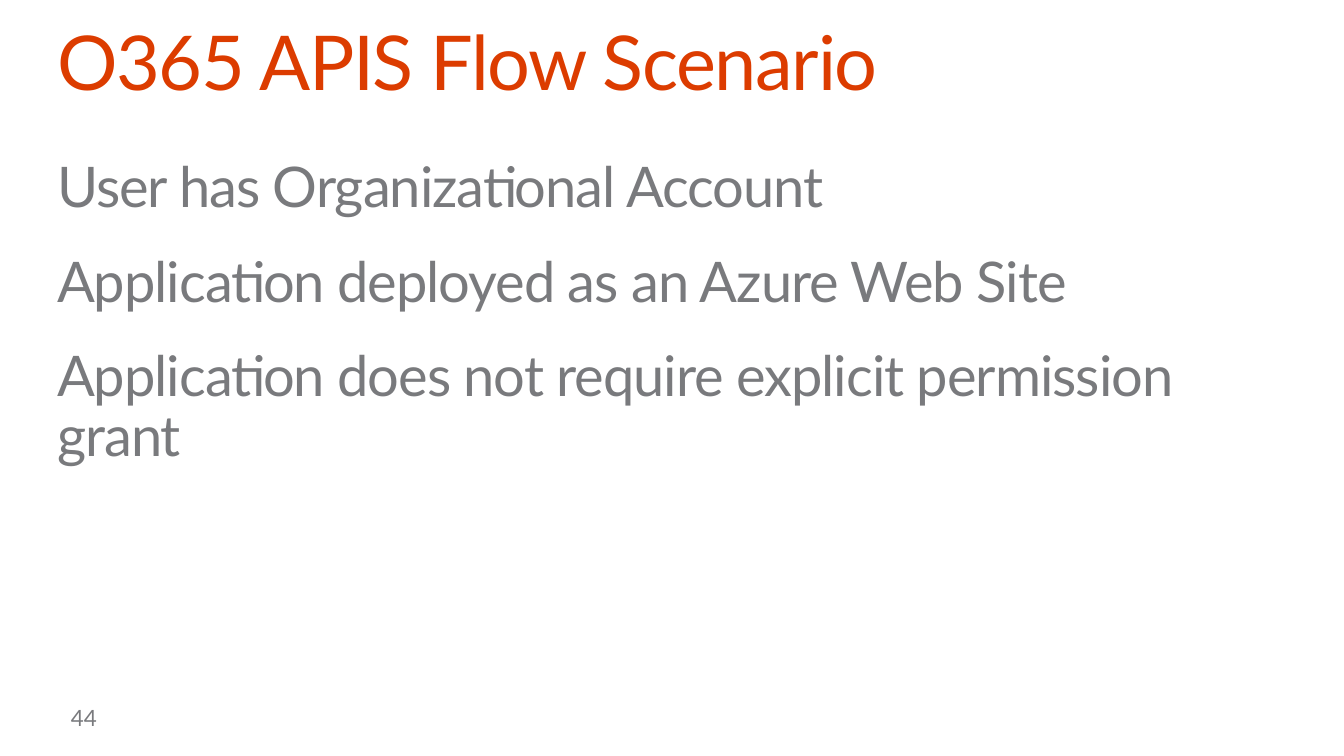
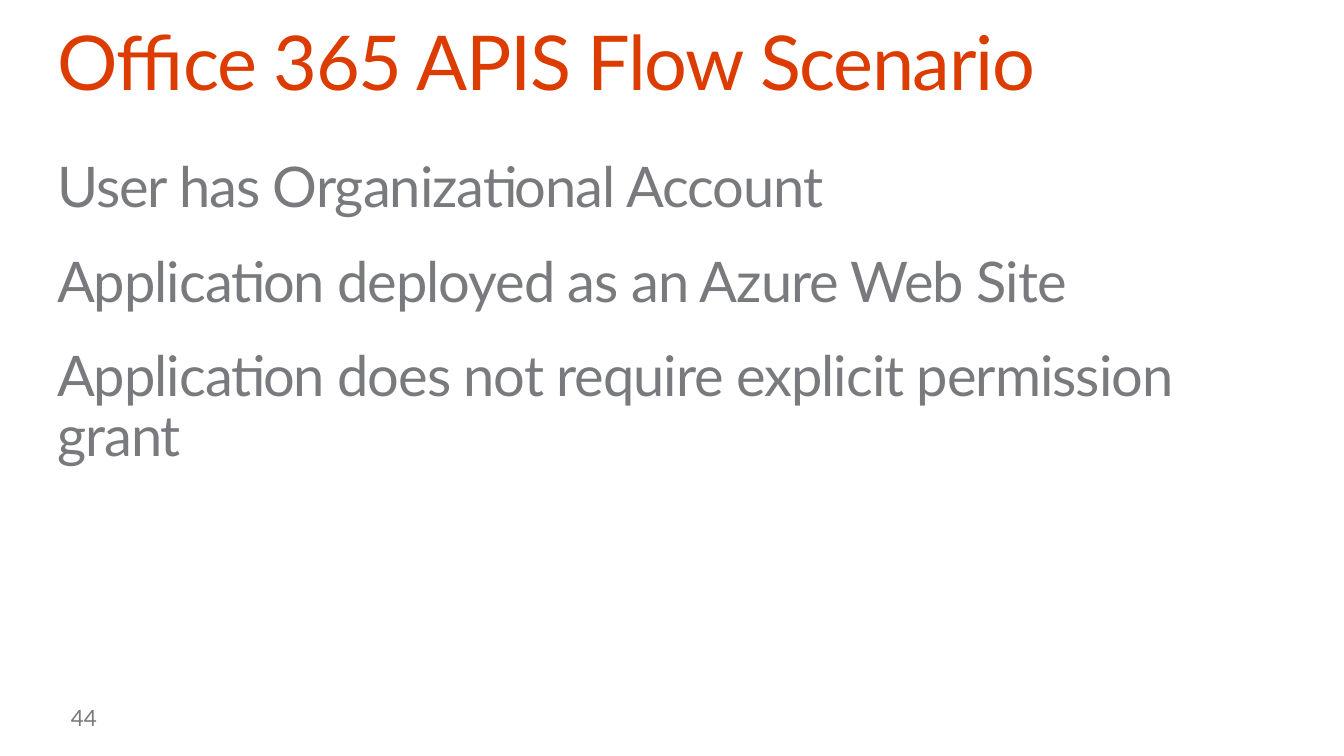
Before and after one commit to OfficeDev/TrainingContent, a slide deck: slide 44 of O3652-7 Deep Dive into Security and OAuth/O3652-7 Deep Dive into Security and OAuth.pptx. Drawn at 1344x756 pixels with LibreOffice and Linux fonts; fonts in the diff are those of the drawing; background and template pictures are left out. Boxes give left, top, right and bottom in pixels: in the first picture for what was removed or moved away, otherwise in the second. Text is boxed around its words. In the diff, an @@ line names an element or a change of style, - is before the commit and + after.

```diff
--- a/O3652-7 Deep Dive into Security and OAuth/O3652-7 Deep Dive into Security and OAuth.pptx
+++ b/O3652-7 Deep Dive into Security and OAuth/O3652-7 Deep Dive into Security and OAuth.pptx
@@ title at [57,34,1035,91]: text changed @@
-O365 APIS Flow Scenario
+Office 365 APIS Flow Scenario
```
Also in this commit, not shown: 12 other slides changed, 2 other files.
